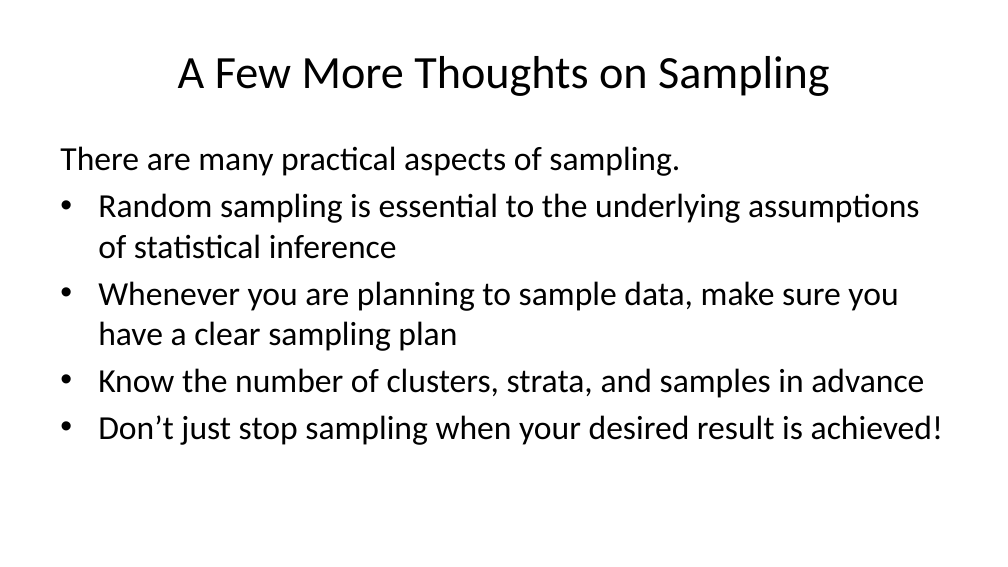
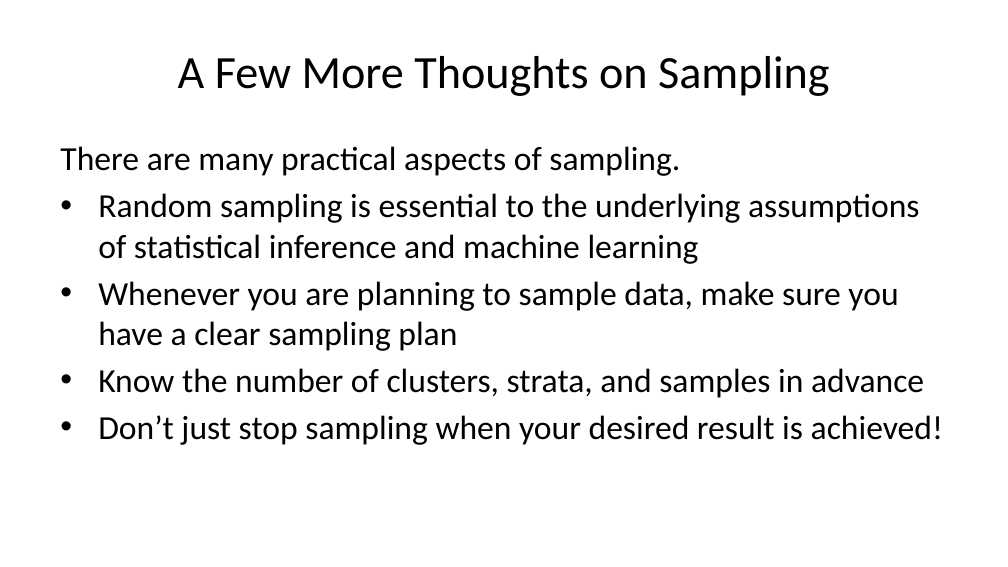
Before and after one commit to StephenElston/CSCI-E-83, a slide deck: slide 42 of LectureSlides/04_SamplingAndSimulation.pptx. Drawn at 1008x567 pixels with LibreOffice and Linux fonts; fonts in the diff are those of the drawing. Boxes give left, top, right and bottom in pixels: in the first picture for what was removed or moved away, otherwise in the second. Text is boxed around its words. In the diff, an @@ line names an element or a change of style, - is before the commit and + after.

Commit message:
Numerous improvements and typo corrections to slides

```diff
--- a/LectureSlides/04_SamplingAndSimulation.pptx
+++ b/LectureSlides/04_SamplingAndSimulation.pptx
@@ text at box(98, 193, 920, 264): text changed @@
-• Random sampling is essential to the underlying assumptions of statistical inference
+• Random sampling is essential to the underlying assumptions of statistical inference and machine learning
```
Also in this commit, not shown: 27 other slides changed.
